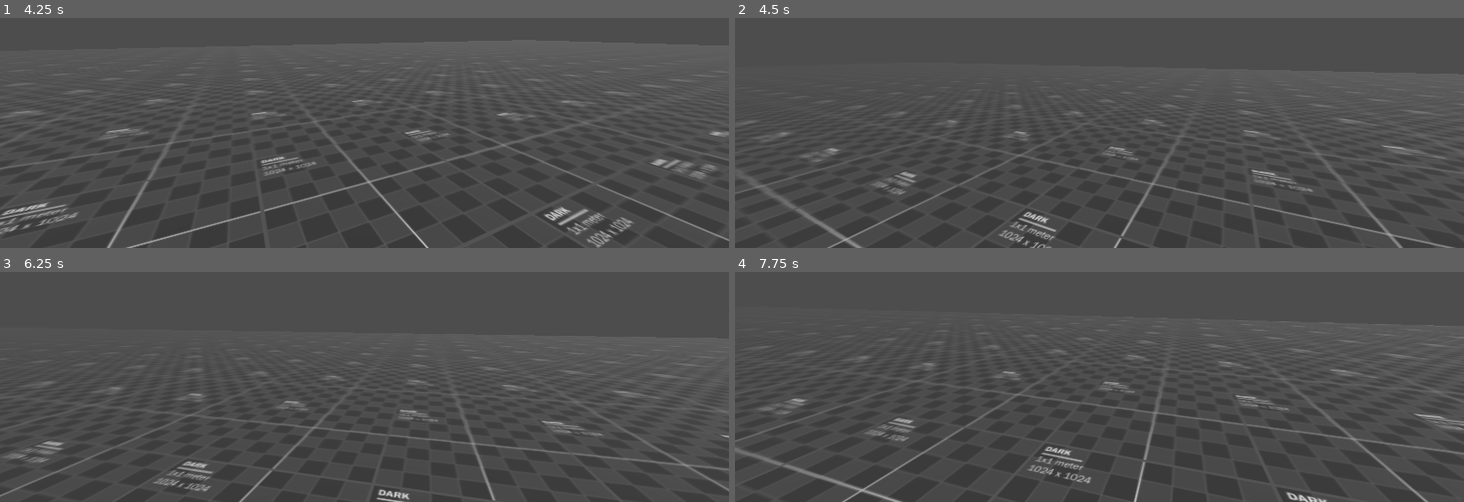
Above: before the commit, frames 1-4 (two rows, left to right).
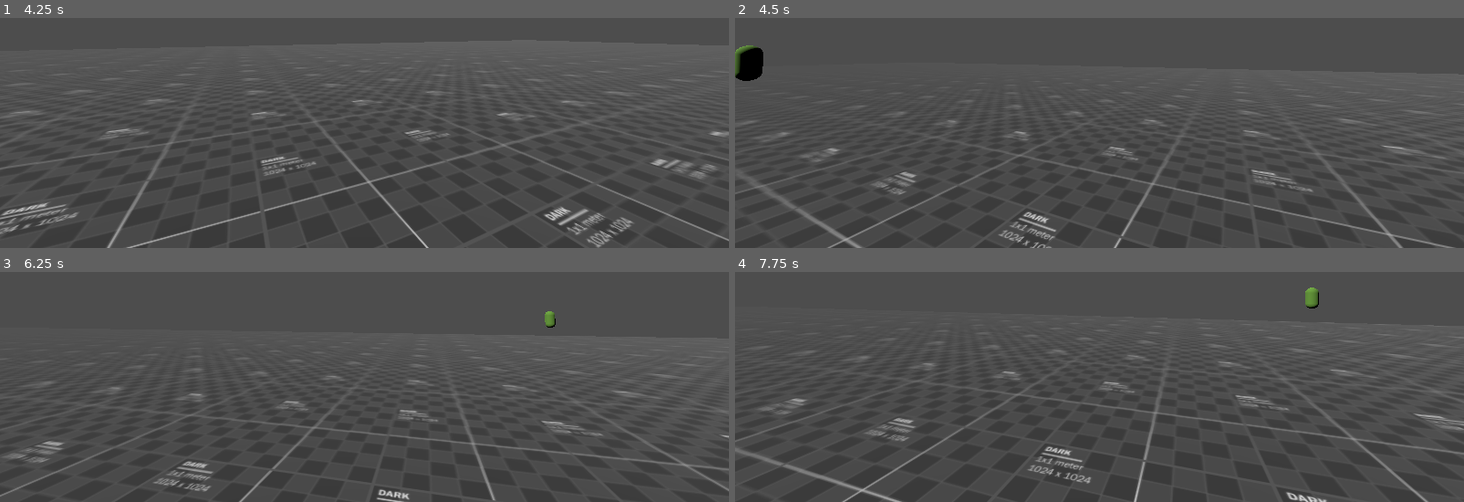
Above: after the commit, the same moments.

Repository: dairycultist/Deadman-Survival
Game: Godot game, scene res://world.tscn
Two runs of this game, one before a commit and one after it. Both use one fixed random seed, a clock stepped at 60 frames per second and the inputs below.
Inputs (mouse positions are in pixels of both pictures, inside the frame that each line leads up to):
- Up to frame 1 (4.25 s): tap Enter at 0.5 s; move the mouse to (400, 41) at 0.52 s; hold W (walk_up) from 0.53 s (still down); move the mouse to (328, 45) at 1.27 s; move the mouse to (379, 36) at 2.02 s; move the mouse to (357, 50) at 2.77 s; move the mouse to (415, 47) at 3.52 s
- Up to frame 2 (4.5 s): keep holding W (walk_up); move the mouse to (1041, 38) at 4.27 s
- Up to frame 3 (6.25 s): move the mouse to (371, 297) at 5.02 s; move the mouse to (335, 288) at 5.77 s; release W (walk_up) at 5.78 s; hold D (walk_right) from 5.78 s (still down)
- Up to frame 4 (7.75 s): move the mouse to (1135, 295) at 6.52 s; release D (walk_right) at 6.53 s; hold W (walk_up) from 6.53 s (still down); move the mouse to (1063, 299) at 7.27 s

Frame 1 is identical in both runs. In frame 2, 0.5% of the frame differs, in the area x 0-4%, y 11-28%; in frame 3, less than 0.1%; in frame 4, 0.2%.

Commit message:
Zombie spawning

Diff:
--- /dev/null
+++ b/zombie.tscn
@@ -0,0 +1,19 @@
+[gd_scene load_steps=4 format=3 uid="uid://sxxmd5kxu0sx"]
+
+[sub_resource type="CapsuleShape3D" id="CapsuleShape3D_tlwt5"]
+
+[sub_resource type="StandardMaterial3D" id="StandardMaterial3D_tlwt5"]
+albedo_color = Color(0.4246908, 0.6443634, 0.23700798, 1)
+
+[sub_resource type="CapsuleMesh" id="CapsuleMesh_aqk2v"]
+
+[node name="Zombie" type="CharacterBody3D"]
+
+[node name="CollisionShape3D" type="CollisionShape3D" parent="."]
+transform = Transform3D(1, 0, 0, 0, 1, 0, 0, 0, 1, 0, 1, 0)
+shape = SubResource("CapsuleShape3D_tlwt5")
+
+[node name="MeshInstance3D" type="MeshInstance3D" parent="."]
+transform = Transform3D(1, 0, 0, 0, 1, 0, 0, 0, 1, 0, 1, 0)
+material_override = SubResource("StandardMaterial3D_tlwt5")
+mesh = SubResource("CapsuleMesh_aqk2v")
--- a/zombie_spawner.gd
+++ b/zombie_spawner.gd
@@ -1,11 +1,15 @@
 extends Node3D
+
+var ZOMBIE_TSCN: = preload("res://zombie.tscn")
 
 @export var spawning_surface: StaticBody3D
 @export var spawn_center: Node3D # typically the player
+@export_range(5, 100, 1, "or_greater") var min_spawn_distance: float = 25.0
+@export_range(5, 100, 1, "or_greater") var max_spawn_distance: float = 50.0
 
 # when a zombie is trying to spawn, if the number of zombies around the spawn
 # location is greater than max_density - 1, it won't spawn
-@export var max_density: int = 3
+@export_range(0, 100, 1, "or_greater") var max_density: int = 3
 @export var spawn_rate_sec: int = 3
 
 var spawn_attempt_timer: float = spawn_rate_sec
@@ -18,12 +22,24 @@
 
 		spawn_attempt_timer = spawn_rate_sec
 
+		var spawn_distance := lerpf(min_spawn_distance, max_spawn_distance, randf())
+
 		var spawn_pos = spawn_center.global_position
 		spawn_pos.y += 25.0
 		var a = randf_range(0, PI * 2)
-		spawn_pos.x += cos(a) * 25.0
-		spawn_pos.z += sin(a) * 25.0
+		spawn_pos.x += cos(a) * spawn_distance
+		spawn_pos.z += sin(a) * spawn_distance
 		var result = get_world_3d().direct_space_state.intersect_ray(PhysicsRayQueryParameters3D.create(spawn_pos, spawn_pos + Vector3(0, -50, 0)))
 
 		if (result and result.collider == spawning_surface):
-			print(result.position)
+
+			# check density
+			var density := 0
+			for child in get_children():
+				if result.position.distance_to(child.position) < spawn_distance:
+					density += 1
+
+			if density < max_density:
+				var zombie: Node3D = ZOMBIE_TSCN.instantiate()
+				add_child(zombie)
+				zombie.global_position = result.position
